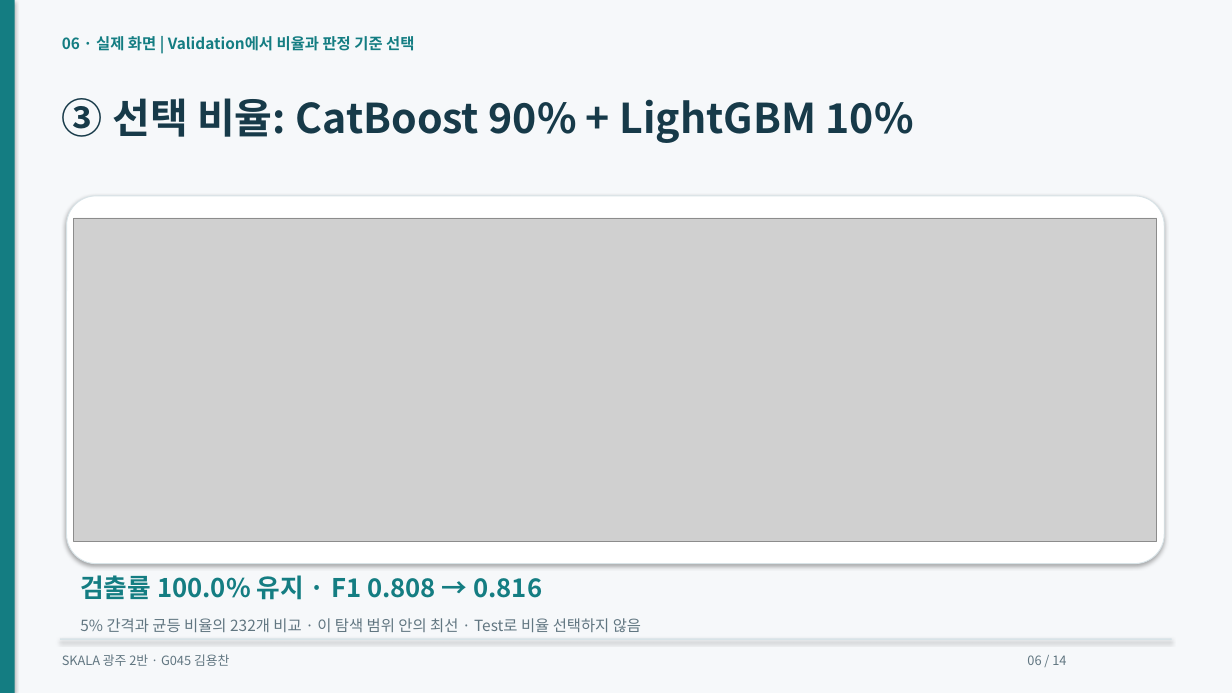
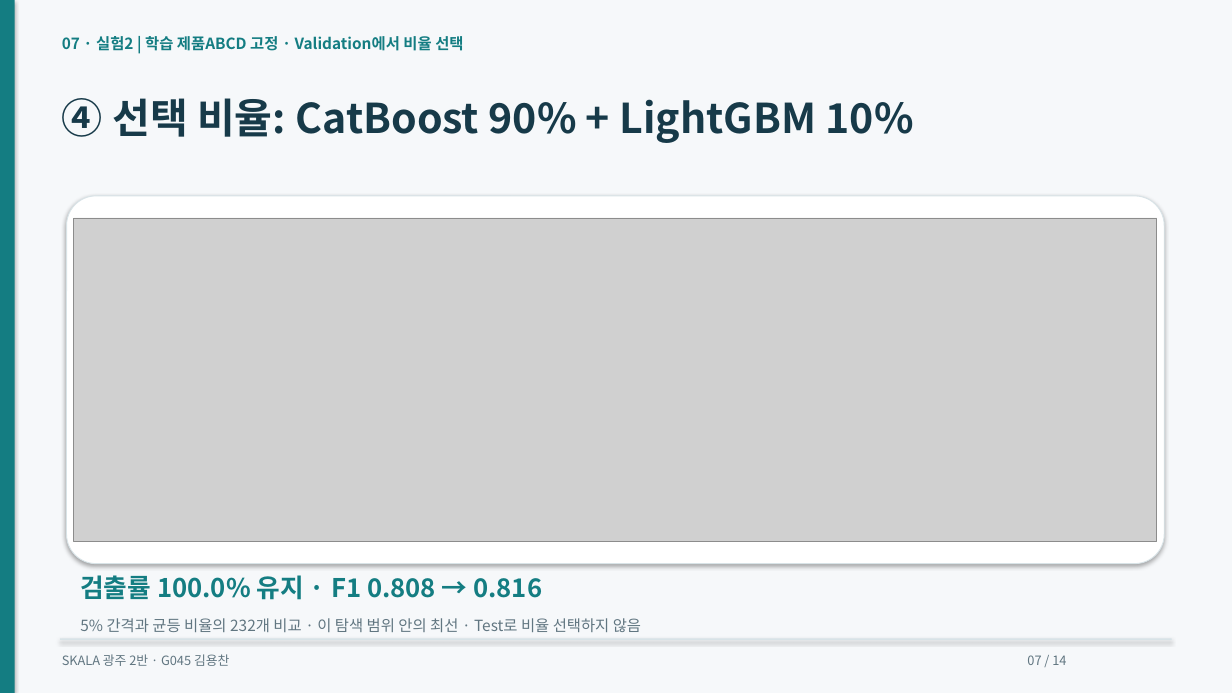
Before and after one commit to dragonchan95/Semiconductor-AI-Agent, a slide deck: slide 7 of docs/G045_Semiconductor_Agent.pptx (slide 6 before the commit). Drawn at 1232x693 pixels with LibreOffice and Linux fonts; fonts in the diff are those of the drawing; grey boxes stand for pictures. Boxes give left, top, right and bottom in pixels: in the first picture for what was removed or moved away, otherwise in the second. Text is boxed around its words. In the diff, an @@ line names an element or a change of style, - is before the commit and + after.

```diff
--- a/docs/G045_Semiconductor_Agent.pptx
+++ b/docs/G045_Semiconductor_Agent.pptx
@@ text at bbox=[62, 36, 463, 51]: text changed @@
-06 · 실제 화면 | Validation에서 비율과 판정 기준 선택
+07 · 실험2 | 학습 제품ABCD 고정 · Validation에서 비율 선택
@@ text at bbox=[62, 98, 914, 143]: text changed @@
-③ 선택 비율: CatBoost 90% + LightGBM 10%
+④ 선택 비율: CatBoost 90% + LightGBM 10%
@@ text at bbox=[1027, 655, 1066, 665]: text changed @@
-06 / 14
+07 / 14
```
Also in this commit, not shown: 8 other slides changed, 1 slide added, 1 slide removed, 53 other files.
